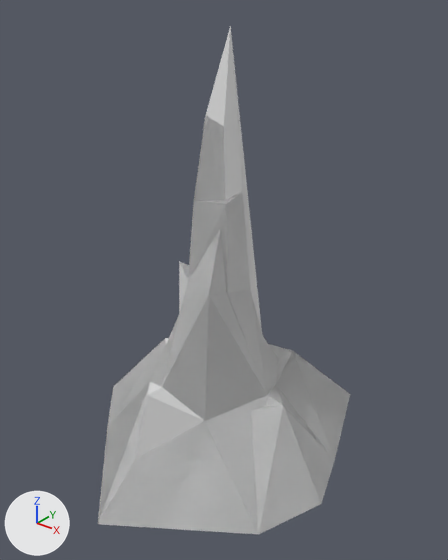
Two versions of the glTF model docs/base/@vl2/interiors.vl2/interiors/bspir5.glb, one commit apart.
Before and after are seen from a 50 mm lens placed at (27.8, -35.0, 36.8), pointed at (0.7, -1.1, 15.7). The axes (+X, +Y, +Z) are drawn at lower left. The lights are the same throughout. The picture after the commit comes second.
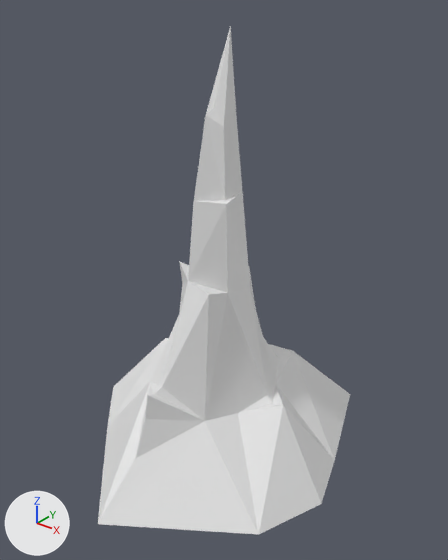
Boxes (x1, y1, x2, y2) around the edits, measured in the pictures (448 x 560 px):
'Object.003', deleted: before (102, 116, 347, 534)
    faces in mat_be_eterrain02_003 (white #e7e7e7): (188, 116, 267, 421)
    faces in mat_be_ecombo02a_003 (white #e7e7e7): (102, 360, 347, 534)
'Object.001', deleted: before (98, 29, 350, 527)
    faces in mat_be_ecombo02a_001 (white #e7e7e7): (98, 339, 350, 527)
    faces in mat_be_eterrain02_001 (white #e7e7e7): (150, 29, 275, 418)
'Object.004', deleted: before (230, 25, 262, 331)
'Object.002', deleted: before (98, 298, 331, 518)
    faces in mat_be_ecombo02a_002 (white #e7e7e7): (98, 341, 331, 518)
    faces in mat_be_eterrain02_002 (white #e7e7e7): (151, 298, 267, 419)

Edits to the bpy script that builds the scene:
```text
Remove ob_object_001:
    ob_object_001 = bpy.data.objects.new('Object.001', me_mesh_001)
    ob_object_001.location = (0.0, 0.0, 0.0)
Remove ob_object_002:
    ob_object_002 = bpy.data.objects.new('Object.002', me_mesh_002)
    ob_object_002.location = (0.0, 0.0, 0.0)
Remove ob_object_003:
    ob_object_003 = bpy.data.objects.new('Object.003', me_mesh_003)
    ob_object_003.location = (0.0, 0.0, 0.0)
Remove ob_object_004:
    ob_object_004 = bpy.data.objects.new('Object.004', me_mesh_004)
    ob_object_004.location = (0.0, 0.0, 0.0)
```
